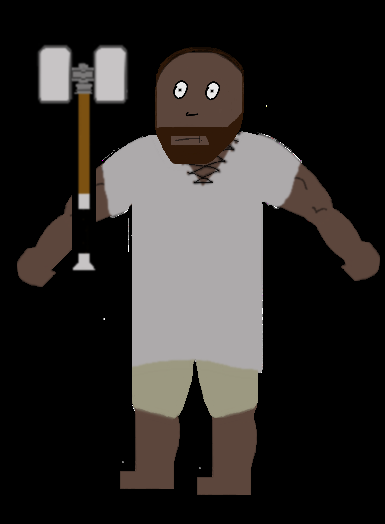
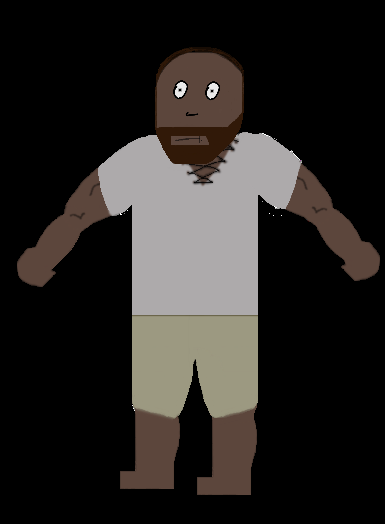
The second 385×524 image is a revision of the first. Changes to its layers:
renamed "Bild eingefügt" to "Aus Auswahl", painted on it over left=153, top=105, right=301, bottom=287
moved "Aus Auswahl" (15th of 25, in "Neue Gruppe" › "Neue Gruppe") into group "Neue Gruppe", painted on it over left=36, top=53, right=301, bottom=231
moved "Neue Gruppe" (10th of 13, in "Neue Gruppe") above "Ebene 31" over left=113, top=45, right=265, bottom=469
renamed "Ebene 35" to "Ebene 30", moved it into group "Neue Gruppe", painted on it over left=93, top=131, right=301, bottom=373
renamed "Ebene 31" to "Ebene 29", moved it into group "Neue Gruppe", painted on it over left=36, top=44, right=159, bottom=272
renamed "Aus Auswahl" to "Bild eingefügt", moved it into group "Neue Gruppe", painted on it over left=57, top=45, right=244, bottom=171
moved "Aus Auswahl" (16th of 25, in "Neue Gruppe" › "Neue Gruppe") into group "Neue Gruppe", painted on it over left=57, top=53, right=202, bottom=368
moved "Aus Auswahl" (17th of 25, in "Neue Gruppe" › "Neue Gruppe") into group "Neue Gruppe", painted on it over left=36, top=53, right=265, bottom=373
renamed "Aus Auswahl" to "Ebene 31", moved it into group "Neue Gruppe", painted on it over left=37, top=67, right=264, bottom=469
moved "Aus Auswahl" (18th of 25, in "Neue Gruppe" › "Neue Gruppe") into group "Neue Gruppe", painted on it over left=122, top=310, right=263, bottom=469
moved "Aus Auswahl" (19th of 25, in "Neue Gruppe" › "Neue Gruppe") into group "Neue Gruppe", painted on it over left=190, top=131, right=301, bottom=469
painted on "Aus Auswahl" (20th of 25, in "Neue Gruppe" › "Neue Gruppe") over left=132, top=197, right=291, bottom=373
painted on "Aus Auswahl" (21st of 25, in "Neue Gruppe" › "Neue Gruppe") over left=113, top=140, right=301, bottom=469
painted on "Ebene 9" (3rd of 3, in "Neue Gruppe") over left=101, top=132, right=280, bottom=362
…and 2 more changes (2 painted, 1 stack, 1 visibility)
